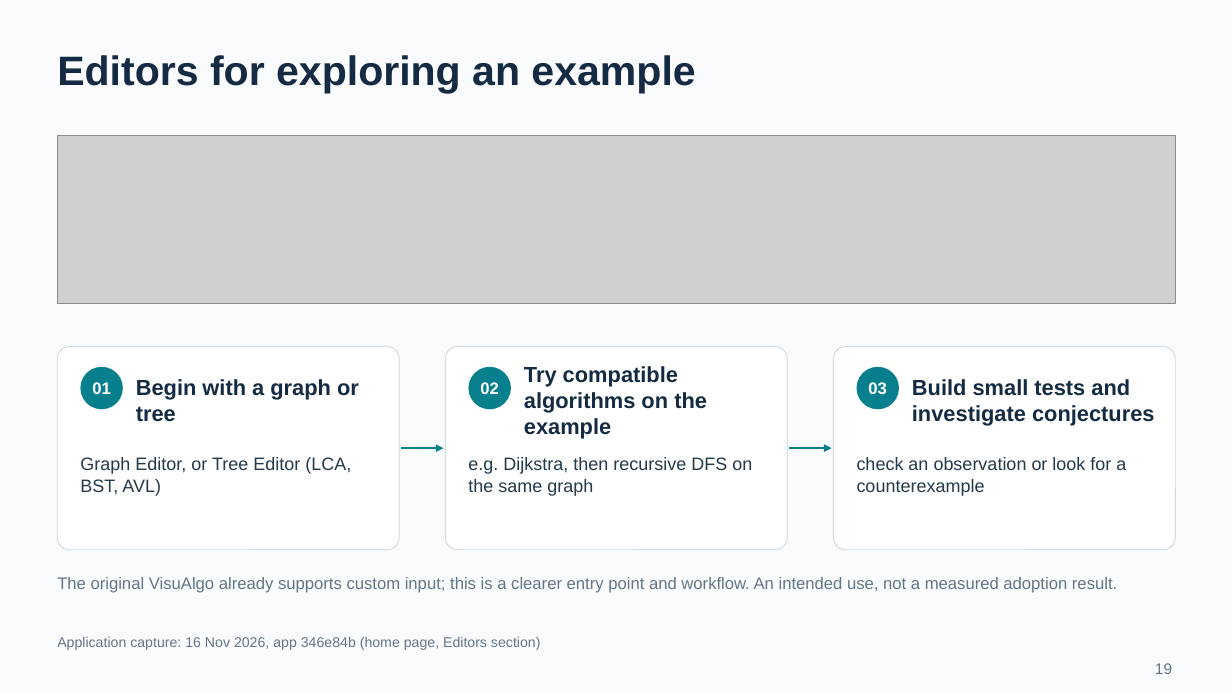
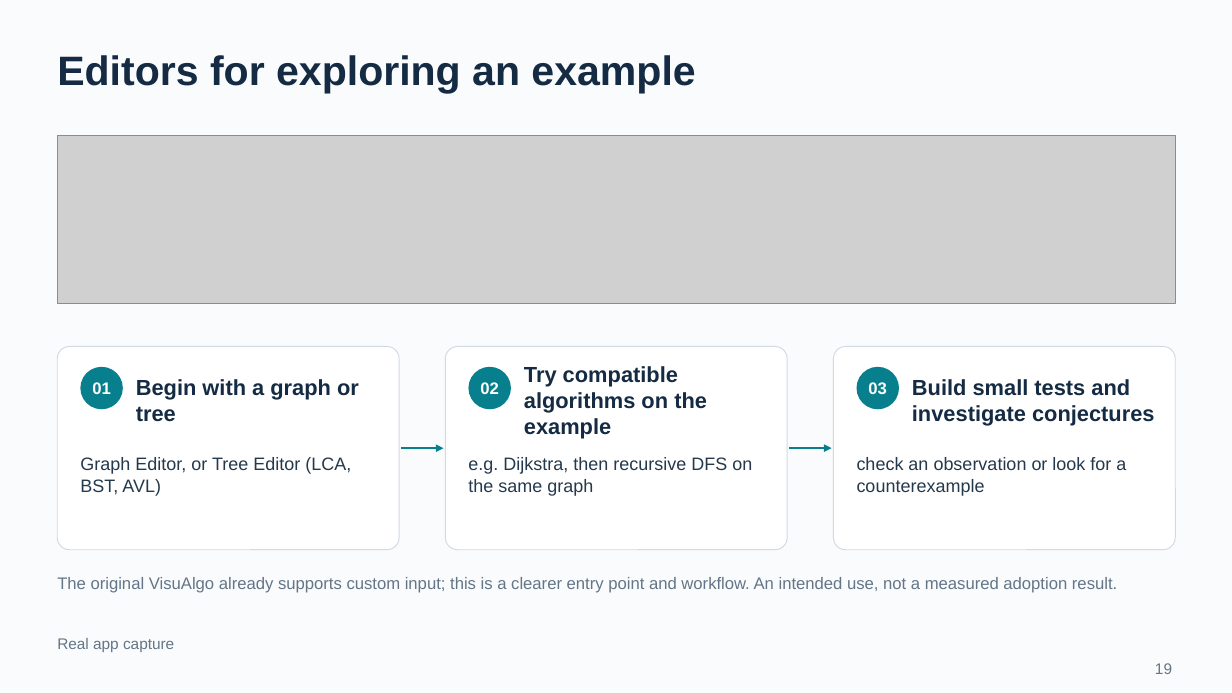
Before and after one commit to BJoozz/docsforfyp, a slide deck: slide 19 of presentation/VisuAlgo_CA_Presentation.pptx. Drawn at 1232x693 pixels with LibreOffice and Linux fonts; fonts in the diff are those of the drawing; grey boxes stand for pictures. Boxes give left, top, right and bottom in pixels: in the first picture for what was removed or moved away, otherwise in the second. Text is boxed around its words. In the diff, an @@ line names an element or a change of style, - is before the commit and + after.

```diff
--- a/presentation/VisuAlgo_CA_Presentation.pptx
+++ b/presentation/VisuAlgo_CA_Presentation.pptx
@@ text at [57,638,174,652]: text changed; size 11 to 12 pt @@
-Application capture: 16 Nov 2026, app 346e84b (home page, Editors section)
+Real app capture
```
Also in this commit, not shown: 13 other slides changed, 1 slide added, 5 slides removed, 16 other files.
